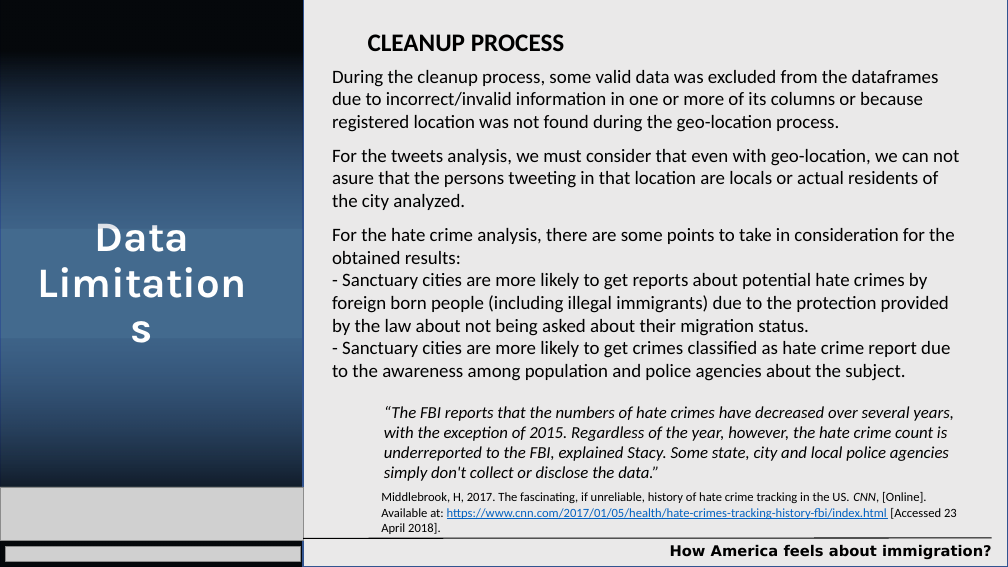
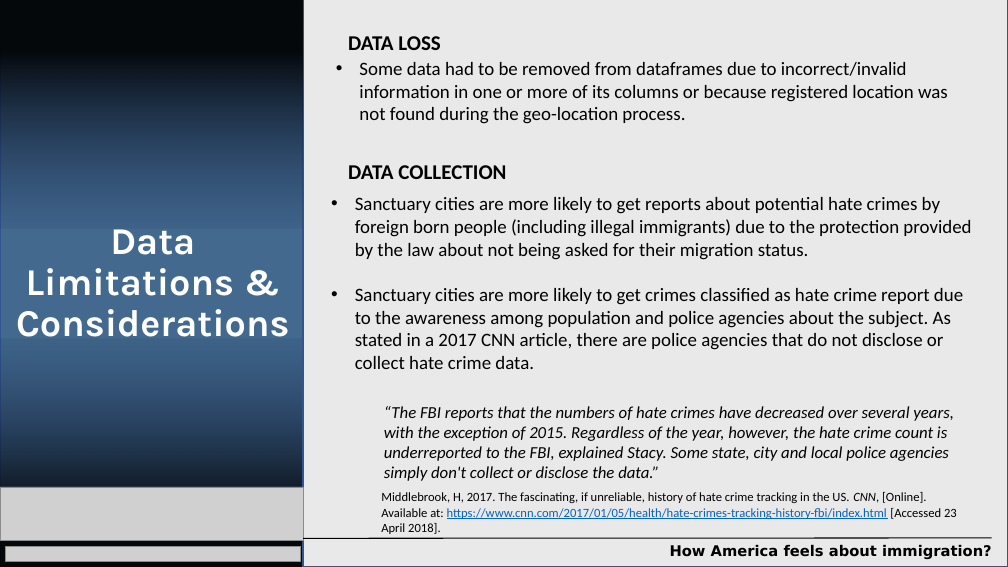
Before and after one commit to jmendiola84/Team_5, a slide deck: slide 23 of Project1-DataAnalytics.pptx (slide 16 before the commit). Drawn at 1008x567 pixels with LibreOffice and Linux fonts; fonts in the diff are those of the drawing; grey boxes stand for pictures; background and template pictures are left out. Boxes give left, top, right and bottom in pixels: in the first picture for what was removed or moved away, otherwise in the second. Text is boxed around its words. In the diff, an @@ line names an element or a change of style, - is before the commit and + after.

Commit message:
Updated Presentation Apr 26

```diff
--- a/Project1-DataAnalytics.pptx
+++ b/Project1-DataAnalytics.pptx
@@ text added at (x1=348, y1=36, x2=441, y2=50), 20 pt, text #000000, bold @@
+DATA LOSS
@@ text removed at (x1=368, y1=34, x2=565, y2=51) @@
-CLEANUP PROCESS
@@ text at (x1=359, y1=62, x2=948, y2=124): text changed @@
-During the cleanup process, some valid data was excluded from the dataframes due to incorrect/invalid information in one or more of its columns or because registered location was not found during the geo-location process.
+• Some data had to be removed from dataframes due to incorrect/invalid information in one or more of its columns or because registered location was not found during the geo-location process.
@@ text removed at (x1=332, y1=149, x2=959, y2=210) @@
-For the tweets analysis, we must consider that even with geo-location, we can not asure that the persons tweeting in that location are locals or actual residents of the city analyzed.
@@ text added at (x1=348, y1=165, x2=506, y2=179), 20 pt, text #000000, bold @@
+DATA COLLECTION
@@ text at (x1=355, y1=197, x2=971, y2=369): text changed @@
-For the hate crime analysis, there are some points to take in consideration for the obtained results:
-- Sanctuary cities are more likely to get reports about potential hate crimes by foreign born people (including illegal immigrants) due to the protection provided by the law about not being asked about their migration status.
-- Sanctuary cities are more likely to get crimes classified as hate crime report due to the awareness among population and police agencies about the subject.
+• Sanctuary cities are more likely to get reports about potential hate crimes by foreign born people (including illegal immigrants) due to the protection provided by the law about not being asked for their migration status.
+• Sanctuary cities are more likely to get crimes classified as hate crime report due to the awareness among population and police agencies about the subject. As stated in a 2017 CNN article, there are police agencies that do not disclose or collect hate crime data.
@@ title at (x1=16, y1=229, x2=289, y2=337): text changed; size 40 to 36 pt @@
-Data Limitations
+Data Limitations & Considerations
```
Also in this commit, not shown: 12 other slides changed, 7 slides added.
